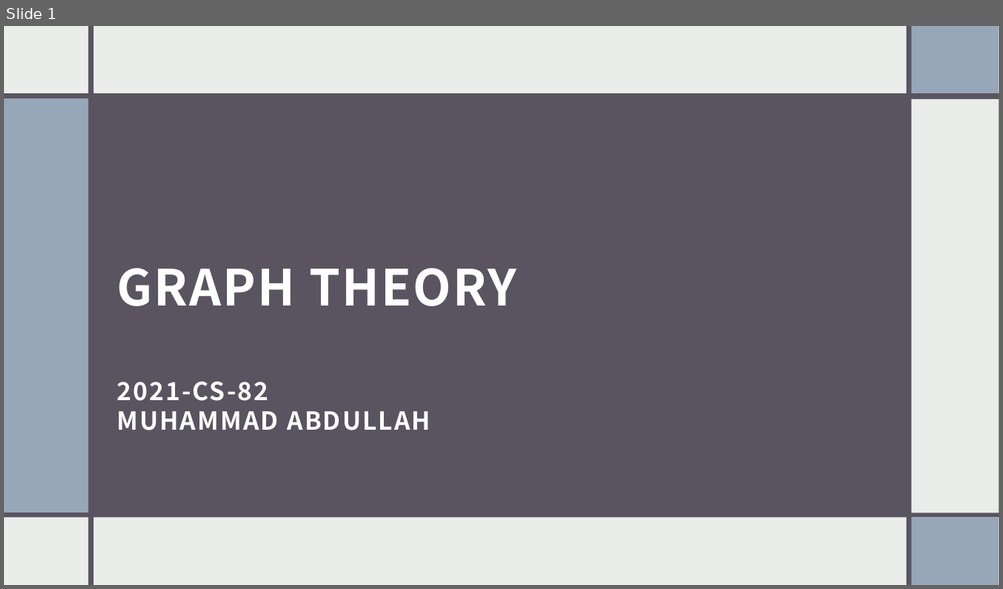
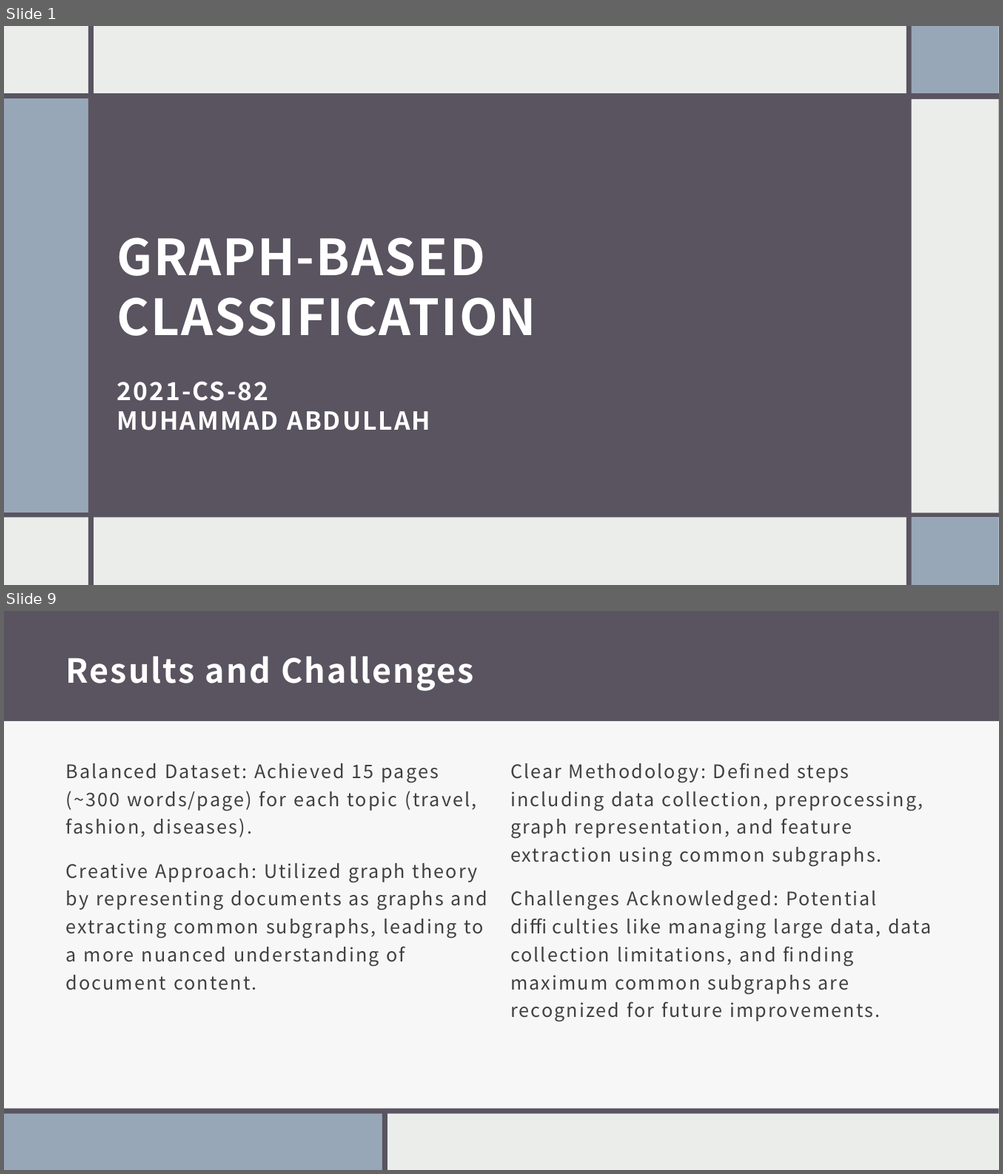
Before and after one commit to muhammadabdullah660/Graph-Based-Classification, a slide deck: Slides.pptx. Shown one above the other, each under a label of ours: slide 1 before the commit, slides 1 and 9 after it; the slides between them are not shown. The pictures are 1003x589 and 1003x1174 pixels, drawn with LibreOffice and Linux fonts; fonts in the diff are those of the drawing. Boxes give left, top, right and bottom in pixels: in the first picture for what was removed or moved away, otherwise in the second. Text is boxed around its words. In the diff, an @@ line names an element or a change of style, - is before the commit and + after.

```diff
--- a/Slides.pptx
+++ b/Slides.pptx
@@ slide 9 added at (4,611,999,1170), background #EBEDEB @@
@@ rectangle added at (4,611,999,1170), fill #EBEDEB @@
@@ rectangle added at (4,611,999,721), fill #595460 @@
@@ rectangle added at (384,612,389,1170), fill #595460 @@
@@ rectangle added at (389,611,999,1170), fill #FFFFFF at 75% opacity @@
@@ title added at (66,656,473,691), 32 pt, text #FFFFFF, bold @@
+Results and Challenges
@@ rectangle added at (4,721,999,1109), fill #FFFFFF at 60% opacity @@
@@ text added at (66,763,487,991), 18 pt, text #404040 @@
+Balanced Dataset: Achieved 15 pages (~300 words/page) for each topic (travel, fashion, diseases).
+Creative Approach: Utilized graph theory by representing documents as graphs and extracting common subgraphs, leading to a more nuanced understanding of document content.
@@ text added at (510,763,931,1022), 18 pt, text #404040 @@
+Clear Methodology: Defined steps including data collection, preprocessing, graph representation, and feature extraction using common subgraphs.
+Challenges Acknowledged: Potential difficulties like managing large data, data collection limitations, and finding maximum common subgraphs are recognized for future improvements.
@@ rectangle added at (4,1110,384,1170), fill #97A7B8 @@
@@ rectangle added at (4,1109,999,1114), fill #595460 @@
@@ rectangle added at (382,1111,387,1170), fill #595460 @@
@@ slide 1 changed as well @@
@@ title at (117,238,537,336): text changed @@
-GRAPH THEORY
+GRAPH-BASED CLASSIFICATION
```
Also in this commit, not shown: 1 other slide changed, 7 other slides added, 11 slides removed, 5 other files.
